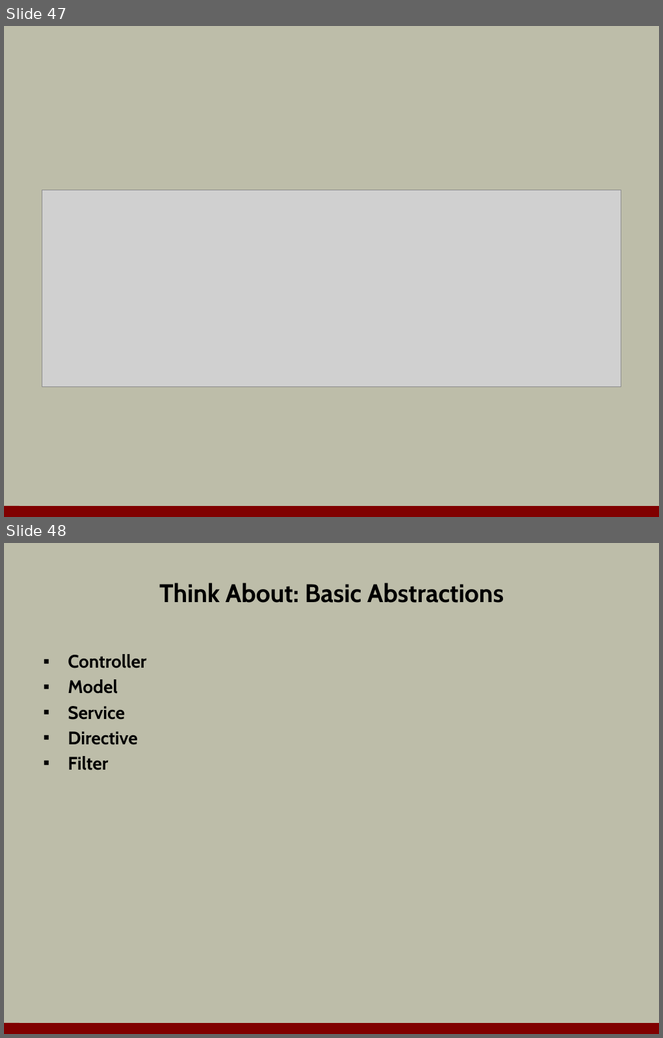
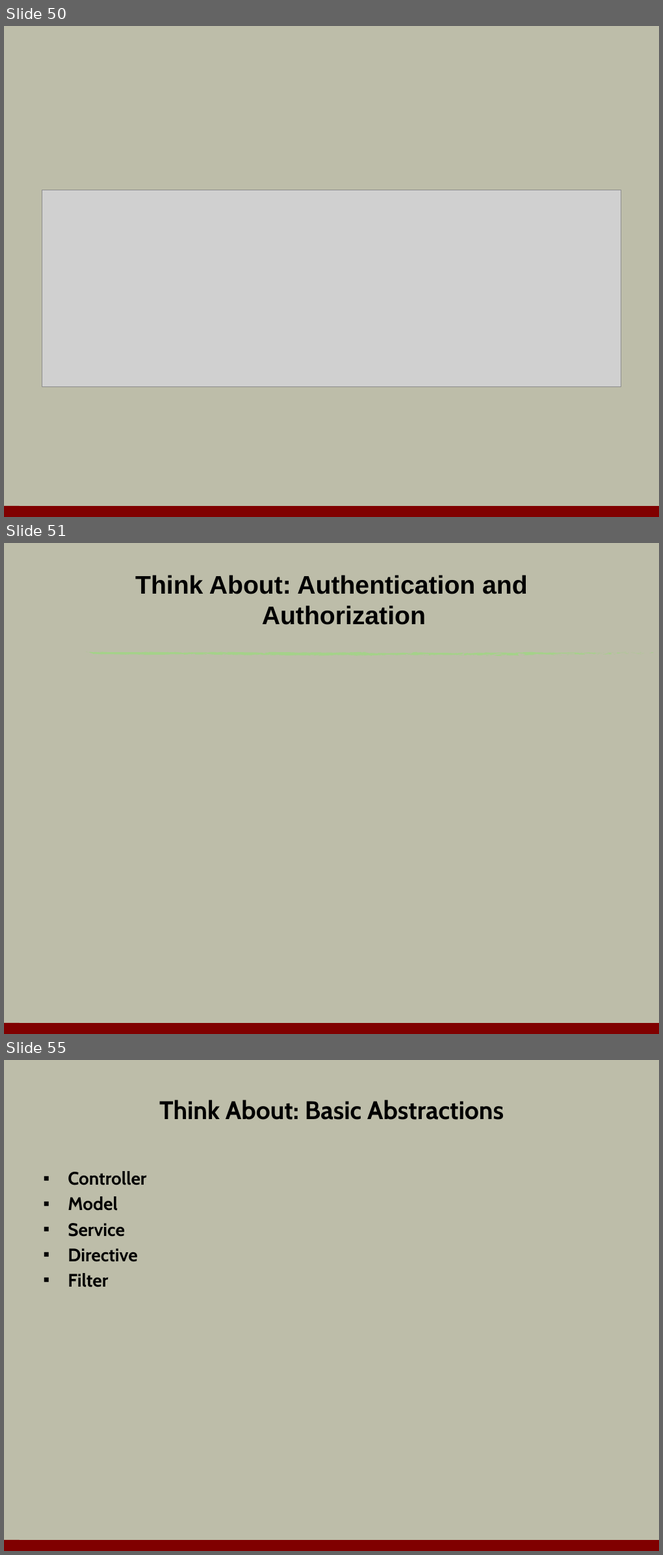
Before and after one commit to OdeToCode/classes, a slide deck: angularjs/slides/09_pratices.pptx. Shown one above the other, each under a label of ours: slides 47 and 48 before the commit, slides 50, 51 and 55 after it; the slides between them are not shown. The pictures are 663x1038 and 663x1555 pixels, drawn with LibreOffice and Linux fonts; fonts in the diff are those of the drawing; grey boxes stand for pictures; background and template pictures are left out. Boxes give left, top, right and bottom in pixels: in the first picture for what was removed or moved away, otherwise in the second. Text is boxed around its words. In the diff, an @@ line names an element or a change of style, - is before the commit and + after.

```diff
--- a/angularjs/slides/09_pratices.pptx
+++ b/angularjs/slides/09_pratices.pptx
@@ slide 51 added at [4, 543, 659, 1034], background #BDBDA9; not listed: 1 template element that a slide beside it also shows @@
@@ title added at [135, 575, 528, 625], 28 pt, text #000000, bold @@
+Think About: Authentication and Authorization
@@ group added at [86, 652, 654, 656]: 74 freeform shapes @@
@@ what was slide 47 is now slide 50 @@
@@ what was slide 48 is now slide 55 @@
```
Also in this commit, not shown: 1 slide changed, 6 other slides added.
